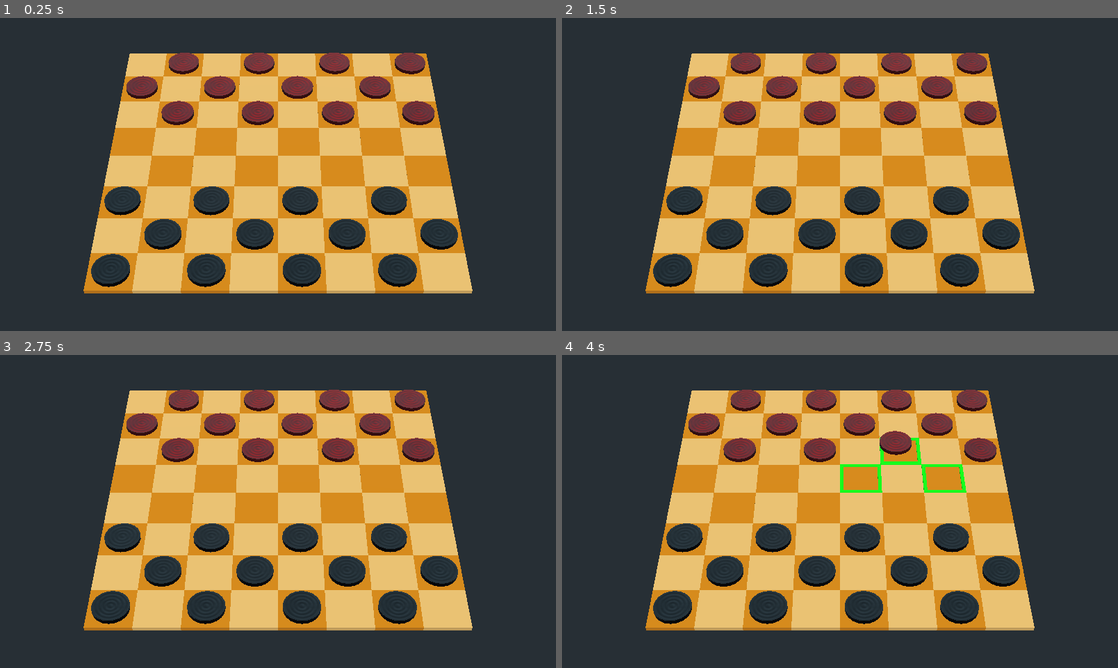
Above: before the commit, frames 1-4 (two rows, left to right).
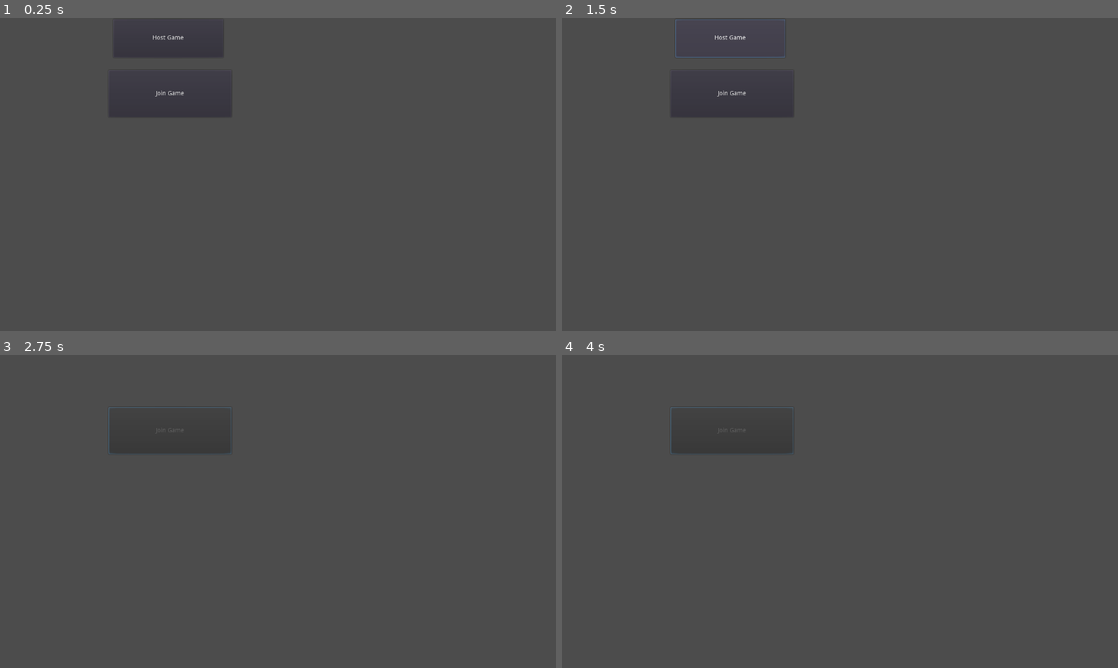
Above: after the commit, the same moments.

Repository: hagabooga/boogas-clubhouse
Game: Godot game, scene res://Lobby.tscn
Same seed, same stepped clock (60 frames per second), same inputs: the game is played once before the commit and once after it. Before the commit the project starts from res://checkers/Checkers.tscn.
Inputs (mouse positions are in pixels of both pictures, inside the frame that each line leads up to):
- Up to frame 1 (0.25 s): no input
- Up to frame 2 (1.5 s): tap Enter at 0.5 s; move the mouse to (962, 158) at 0.52 s; hold Right 0.53-1.25 s; hold Q 0.53-1.25 s; click (962, 158) at 0.67 s; click (728, 39) at 1.25 s, where only the run after the commit has a clickable "Host Game"
- Up to frame 3 (2.75 s): click (172, 430) at 2 s, where only the run after the commit has a clickable "Join Game"
- Up to frame 4 (4 s): drag from (728, 527) to (812, 574) at 2.77 s; move the mouse to (895, 442) at 3.52 s; hold Right from 3.53 s (still down); hold Q from 3.53 s (still down); click (895, 442) at 3.67 s

The runs differ from the first frame. In frame 1, 97% of the frame differs, in the area x 0-100%, y 0-100%; in frame 2, 99%; in frame 3, 100%; in frame 4, 100%.

Commit message:
checker board done adding multiplayer

Diff:
--- a/Booga's Clubhouse/Lobby.gd
+++ b/Booga's Clubhouse/Lobby.gd
@@ -7,7 +7,7 @@
   print("Player connected to server!")
   #Game on!
   globals.otherPlayerId = id
-  var game = preload("res://Game.tscn").instance()
+  var game = preload("res://checkers/Checkers.tscn").instance()
   get_tree().get_root().add_child(game)
   hide()
   print(id)
--- a/Booga's Clubhouse/Player.gd
+++ b/Booga's Clubhouse/Player.gd
@@ -1,7 +1,6 @@
 extends Node2D
 
-slave func setPosition(pos):
-  position = pos
+
 
 master func shutItDown():
   #Send a shutdown command to all connected clients, including this one
--- a/Booga's Clubhouse/checkers/Checkers.gd
+++ b/Booga's Clubhouse/checkers/Checkers.gd
@@ -1,39 +1,26 @@
 tool
 extends Spatial
 
-
+const board_size : int = 8
 var tile = preload("res://checkers/CheckersTile.tscn")
 var tile_dark = preload("res://checkers/CheckersTileDark.tscn")
-
-const board_size : int = 8
-
-const tile_size : int = 2
-#const tile_size : int = 2
-const peice_height : float = 0.2
-const num_pieces = 12
 
 var original_pos
 var current_piece = null
 
-var tiles_dict = {}
 var tiles = []
 var tiles_reverse = []
-var original_tiles = []
 
+var turn = 0
 
 
 func _ready():
-	create_board()
-	reverse()
-	$PlayerRed.setup_tiles = tiles
-	$PlayerRed.move_pieces_start()
-	$PlayerRed.opponent = $PlayerBlack
+	pre_configure_game()
 
-	$PlayerBlack.setup_tiles = tiles_reverse
-	$PlayerBlack.move_pieces_start()
-	$PlayerBlack.opponent = $PlayerRed
 
-func create_board() -> void:
+remote func pre_configure_game() -> void:
+	var thisPlayer = preload("res://checkers/CheckersPlayer.tscn").instance()
+	var otherPlayer = preload("res://checkers/CheckersPlayer.tscn").instance()
 	for row in range(board_size):
 		tiles.append([])
 		for col in range(board_size):
@@ -43,14 +30,40 @@
 			tiles[row].append(add_tile)
 			var pos = Vector3(col*2, 0, row*2)
 			add_tile.transform.origin = pos
-			add_tile.connect("clicked", $PlayerRed, "put_down")
-			add_tile.connect("clicked", $PlayerBlack, "put_down")
-			tiles_dict[Vector2(pos.z,pos.x)/2] = add_tile
-	print(tiles_dict)
+			add_tile.connect("clicked", thisPlayer, "put_down")
+			add_tile.connect("clicked", otherPlayer, "put_down")
+
+	reverse()
+
+	thisPlayer.set_name(str(get_tree().get_network_unique_id()))
+	thisPlayer.set_network_master(get_tree().get_network_unique_id())
+	thisPlayer.player_color = 0
+	thisPlayer.setup_tiles = tiles_reverse
+	thisPlayer.piece = preload("res://checkers/CheckersPiece.tscn")
+	thisPlayer.move_pieces_start(get_tree().get_network_unique_id())
+
+	add_child(thisPlayer)
 
 
+	otherPlayer.set_name(str(globals.otherPlayerId))
+	otherPlayer.set_network_master(globals.otherPlayerId)
+	otherPlayer.player_color = 1
+	otherPlayer.setup_tiles = tiles
+	otherPlayer.piece = preload("res://checkers/CheckersPieceBlack.tscn")
+	otherPlayer.move_pieces_start(globals.otherPlayerId)
+	add_child(otherPlayer)
+
+	thisPlayer.opponent = otherPlayer
+	otherPlayer.opponent = thisPlayer
+
+#	$PlayerRed.setup_tiles = tiles
+#	$PlayerRed.move_pieces_start()
+#	$PlayerRed.opponent = $PlayerBlack
+#	$PlayerBlack.setup_tiles = tiles_reverse
+#	$PlayerBlack.move_pieces_start()
+#	$PlayerBlack.opponent = $PlayerRed
+
 func reverse():
-	#original_tiles = tiles.duplicate()
 	tiles_reverse = tiles.duplicate(true)
 	tiles_reverse.invert()
 	for b in tiles:
--- a/Booga's Clubhouse/checkers/Checkers.tscn
+++ b/Booga's Clubhouse/checkers/Checkers.tscn
@@ -1,26 +1,27 @@
-[gd_scene load_steps=4 format=2]
+[gd_scene load_steps=3 format=2]
 
 [ext_resource path="res://checkers/Checkers.gd" type="Script" id=1]
 [ext_resource path="res://checkers/Camera.gd" type="Script" id=2]
-[ext_resource path="res://checkers/CheckersPlayer.tscn" type="PackedScene" id=3]
 
 [node name="Checkers" type="Spatial"]
 script = ExtResource( 1 )
 
 [node name="DirectionalLight" type="DirectionalLight" parent="."]
-transform = Transform( 1, 0, 0, 0, 0.532817, 0.846231, 0, -0.846231, 0.532817, 8, 12, 30.0317 )
+transform = Transform( -0.954272, -0.136167, 0.266128, 0.0674181, 0.769274, 0.635352, -0.29124, 0.62424, -0.724916, -7.58918, 8.3053, 15.4698 )
+light_energy = 1.2
+light_specular = 0.53
+shadow_bias = 8.04
+shadow_contact = 16.0
+directional_shadow_split_2 = 0.423
+directional_shadow_blend_splits = true
+directional_shadow_normal_bias = 3.45
+directional_shadow_bias_split_scale = 0.82
 
 [node name="Camera" type="Camera" parent="."]
-transform = Transform( 1, 0, 0, 0, 0.707107, 0.707107, 0, -0.707107, 0.707107, 7, 29.1254, 37.2668 )
+transform = Transform( 1, 0, 0, 0, 0.707107, 0.707107, 0, -0.707107, 0.707107, 7, 44.5, 52.2 )
 keep_aspect = 0
-fov = 35.0
+fov = 20.0
 size = 28.0
-far = 50.0
 script = ExtResource( 2 )
 
 [node name="CheckerBoard" type="Spatial" parent="."]
-
-[node name="PlayerRed" parent="." instance=ExtResource( 3 )]
-
-[node name="PlayerBlack" parent="." instance=ExtResource( 3 )]
-player_color = 1
--- a/Booga's Clubhouse/checkers/CheckersPiece.gd
+++ b/Booga's Clubhouse/checkers/CheckersPiece.gd
@@ -13,6 +13,11 @@
 
 var pos : Vector2
 
+var master_id
+var is_king = false
+
+func _ready():
+	$pCylinder1.set_surface_material(0, $pCylinder1.get_surface_material(0).duplicate())
 
 func _on_Area_input_event(camera, event, click_position, click_normal, shape_idx):
 	if event is InputEventMouseButton:
@@ -22,6 +27,7 @@
 
 func become_king() -> void:
 	$pCylinder1.get_surface_material(0).albedo_texture = king_texture
+	is_king = true
 
 func disable_collision(yes):
 	$pCylinder1/Area/CollisionShape.disabled = yes
--- a/Booga's Clubhouse/checkers/CheckersPlayer.gd
+++ b/Booga's Clubhouse/checkers/CheckersPlayer.gd
@@ -1,4 +1,3 @@
-tool
 extends Node
 
 class_name CheckersPlayer
@@ -12,6 +11,8 @@
 var current_piece : CheckersPiece = null
 var original_pos : Vector2
 var opponent : CheckersPlayer = null
+var current_legal_moves = null
+var original_origin : Vector3
 
 
 const tile_size : int = 2
@@ -21,97 +22,150 @@
 
 signal placed
 
-func _ready():
-		piece = load("res://checkers/CheckersPieceBlack.tscn") \
-				if player_color else load("res://checkers/CheckersPiece.tscn")
+
+slave func setPosition(pos, dis):
+	#print(get_network_master())
+	print(pos,dis)
+	#opponent.current_piece = dis
+	#opponent.get_piece(current_piece.pos).transform.origin = Vector3(-dis.x,peice_height*2,-dis.z)
+#	opponent.original_origin = opponent.get_piece(current_piece.pos).transform.origin
+#	opponent.get_piece(current_piece.pos).transform.origin = opponent.original_origin + Vector3(-dis.x,peice_height*2,-dis.z)
+
+
+
 
 func _physics_process(delta):
-	if current_piece != null:
-		var camera = get_viewport().get_camera()
-		var ray_len = camera.transform.origin.distance_to(current_piece.transform.origin)
-		var mouse_pos = camera.get_viewport().get_mouse_position()
-		var from = camera.project_ray_origin(mouse_pos)
-		var to = from + camera.project_ray_normal(mouse_pos) * ray_len
-		to.y = peice_height*2
-		current_piece.transform.origin = to
+	if current_piece == null:
+		return
+		#print(current_piece)
+	var camera = get_viewport().get_camera()
+	var ray_len = camera.transform.origin.distance_to(current_piece.transform.origin)
+	var mouse_pos = camera.get_viewport().get_mouse_position()
+	var from = camera.project_ray_origin(mouse_pos)
+	var to = from + camera.project_ray_normal(mouse_pos) * ray_len
+	to.y = peice_height*2
+	current_piece.transform.origin = to
+	var dis = to - original_origin
+	#opponent.get_piece(current_piece.pos).transform.origin = Vector3(-dis.x,peice_height*2,-dis.z)
+#	print(is_network_master())
+#	if is_network_master():
+#		print("wow")
+	# network_master calls function on peer side
+	rpc_unreliable("setPosition",current_piece.transform.origin, dis)
 
+func get_piece(pos):
+	for x in get_children():
+		if x.pos== pos:
+			return x
 
-func move_pieces_start() -> void:
+func move_pieces_start(id) -> void:
 	for row in range(peice_rows):
 		for col in range(peice_columns):
 			var add = piece.instance()
-			add.connect("clicked", self, "drag_piece")
+			add.connect("clicked", self, "pickup_piece")
 			var alternate = !(row%2)
 			var column = col*2 if alternate else col*2 + 1
 			add.transform.origin = setup_tiles[row][column].transform.origin
 			add.transform.origin.y = 0.2
+			add.set_network_master(id)
 			add_child(add)
 			add.pos = Vector2(row,column)
 
-func drag_piece(piece):
-	if current_piece == null:
+slave func set_piece(piece):
+	pass
+
+func pickup_piece(piece):
+	print(piece.get_network_master())
+	if current_piece == null and piece.is_network_master():
+		print("WTF")
 		current_piece = piece
+		original_origin = current_piece.transform.origin
 		original_pos = current_piece.pos
 		current_piece.disable_collision(true)
 		var moves = get_legal_moves()
 		#print("Legal moves: ", moves)
-		for x in moves:
-			var move_tile = get_tile(x)
-			#print(move_tile)
-			if original_pos == x || !occupied(x):
-				move_tile.show_outline(true)
-				connect("placed", move_tile, "show_outline", [false])
+
 
 func put_down(tile) -> void:
 	if current_piece != null:
 		if tile.is_show_outline():
-			for x in get_legal_moves():
+			for legal_move in current_legal_moves:
+				#if legal_move[0] != original_pos:
+				var place_tile = get_tile(legal_move[0])
 				emit_signal("placed")
-				var place_tile = get_tile(x)
 				disconnect("placed", place_tile, "show_outline")
 				if place_tile == tile:
-					current_piece.pos = x
-			#print(tile.transform.origin - current_piece.pos)
+					current_piece.pos = legal_move[0]
+					if current_piece.pos.x > 6 and !current_piece.is_king:
+						current_piece.become_king()
+					#print(current_piece.pos)
 			current_piece.transform.origin = tile.transform.origin
 			current_piece.transform.origin.y = peice_height
 			current_piece.disable_collision(false)
 			current_piece = null
 
-func get_legal_moves() -> Array:
-	var moves = [original_pos]
-	var left = original_pos.y-1
-	var right = original_pos.y+1
+slave func get_legal_moves() -> void:
+	var moves = [[original_pos, null]]
+	var left = original_pos.y - 1
+	var right = original_pos.y + 1
 	var up = original_pos.x + 1
-	var can_up = 0 <= up and up < 8
+	var down = original_pos.x - 1
+	var can_up = up < 8
+	var can_down = 0 <= down
 	if 0 <= left and left < 8 and can_up:
 		var pos = Vector2(up, left)
 		if !occupied(pos):
-			moves.append(pos)
+			moves.append([pos, null])
 	if 0 <= right and right < 8 and can_up:
 		var pos = Vector2(up, right)
 		if !occupied(pos):
-			moves.append(pos)
+			moves.append([pos, null])
+	if current_piece.is_king:
+		if 0 <= left and left < 8 and can_down:
+			var pos = Vector2(down, left)
+			if !occupied(pos):
+				moves.append([pos, null])
+		if 0 <= right and right < 8 and can_down:
+			var pos = Vector2(down, right)
+			if !occupied(pos):
+				moves.append([pos, null])
+
 	var copy = moves.duplicate()
-	for x in moves:
-		#print("move: ", x)
-		for p in opponent.get_children():
-			var op_tile = opponent.setup_tiles[p.pos.x][p.pos.y]
-			var move_tile = setup_tiles[x.x][x.y]
+	#var eats = []
+	for legal_move in moves:
+		var move = legal_move[0]
+		#print(move)
+		var move_tile = get_tile(move)
+		var can_eat = true
+		var ate = false
+		for op_piece in opponent.get_children():
+			var op_tile = opponent.get_tile(op_piece.pos)
 			if op_tile == move_tile:
-				copy.erase(x)
-				var eat_pos = 2*x - original_pos
+				print("eat tile: ",op_piece.pos)#, p.queue_free())
+				copy.erase([move,null])
+				var eat_pos = 2*move - original_pos
 				if 0 <= eat_pos.x and eat_pos.x < 8 and 0 <= eat_pos.y and eat_pos.y < 8:
-					var can = true
 					for op in opponent.get_children():
-						if opponent.setup_tiles[op.pos.x][op.pos.y] == setup_tiles[eat_pos.x][eat_pos.y]:
-							can = false
+						if opponent.get_tile(op.pos) == get_tile(eat_pos):
+							can_eat = false
 							break
-					if can:
-						copy.append(eat_pos)
-	return copy
+					if can_eat:
+						if !occupied(eat_pos):
+							copy.append([eat_pos, op_piece])
+							copy.erase([move, null])
+	print(copy)
+	for legal_move in copy:
+		#print(legal_move)
+		var move_tile = get_tile(legal_move[0])
+		connect("placed", move_tile, "show_outline", [false])
+		move_tile.show_outline(true)
+		print(move_tile)
+		move_tile.eat_piece = legal_move[1]
+	current_legal_moves = copy
 
 func occupied(pos) -> bool:
 	for x in get_children():
+		#print(x,pos)
 		if x.pos == pos:
 			return true
 	return false
--- a/Booga's Clubhouse/checkers/CheckersTile.gd
+++ b/Booga's Clubhouse/checkers/CheckersTile.gd
@@ -4,6 +4,11 @@
 var occupied = false
 
 class_name CheckersTile
+
+var eat_piece = null
+
+func _ready():
+	connect("clicked", self, "eat")
 
 func _on_Area_input_event(camera, event, click_position, click_normal, shape_idx):
 	if event is InputEventMouseButton:
@@ -15,3 +20,8 @@
 
 func show_outline(yes : bool) -> void:
 	$MeshInstance/Outline.visible = yes
+
+func eat(s):
+	if eat_piece != null:
+		eat_piece.queue_free()
+		eat_piece = null
--- a/Booga's Clubhouse/project.godot
+++ b/Booga's Clubhouse/project.godot
@@ -33,7 +33,7 @@
 [application]
 
 config/name="Booga's Clubhose"
-run/main_scene="res://checkers/Checkers.tscn"
+run/main_scene="res://Lobby.tscn"
 config/icon="res://icon.png"
 
 [autoload]
Not shown, changed: Booga's Clubhouse/export/Booga's Clubhose.pck
